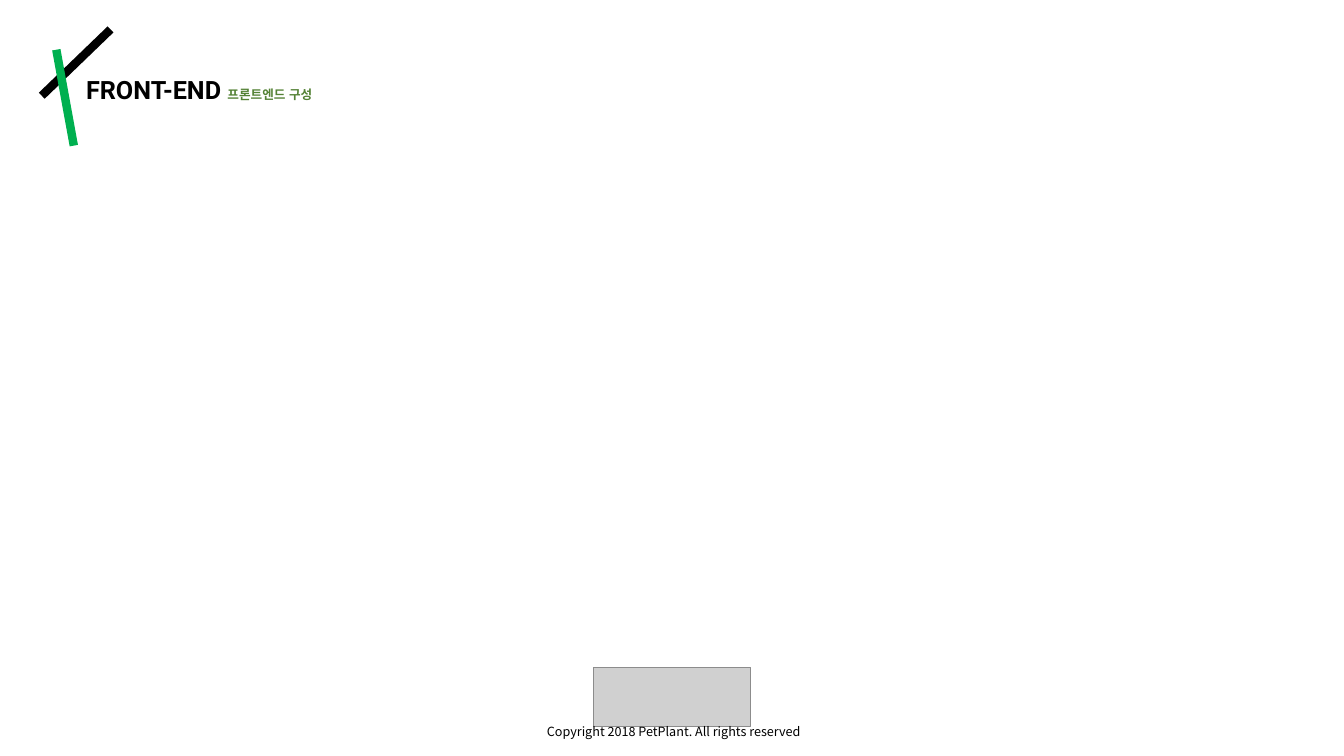
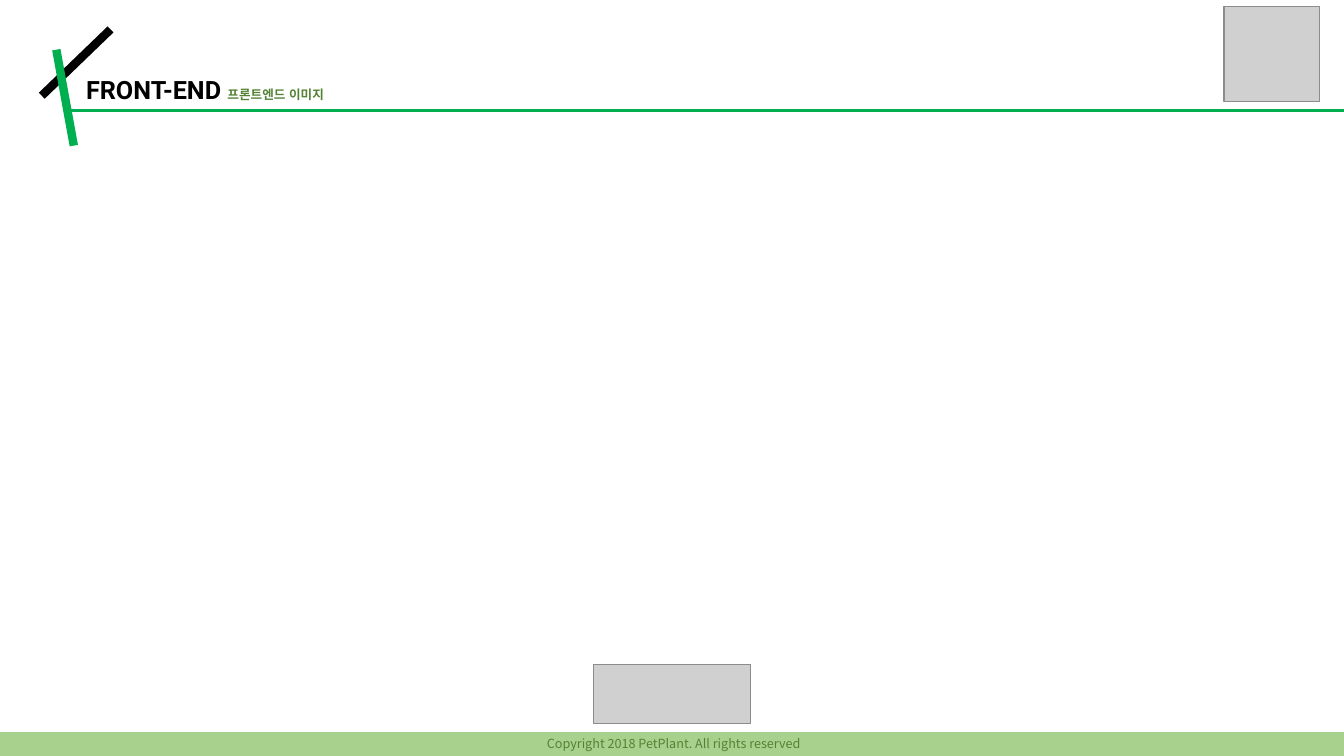
Before and after one commit to noreebia/pet-plant, a slide deck: slide 10 of PPT/ppt_final.pptx. Drawn at 1344x756 pixels with LibreOffice and Linux fonts; fonts in the diff are those of the drawing; grey boxes stand for pictures. Boxes give left, top, right and bottom in pixels: in the first picture for what was removed or moved away, otherwise in the second. Text is boxed around its words. In the diff, an @@ line names an element or a change of style, - is before the commit and + after.

```diff
--- a/PPT/ppt_final.pptx
+++ b/PPT/ppt_final.pptx
@@ picture added at <box>1224,6,1320,102</box> @@
@@ text at <box>86,81,324,100</box>: text changed @@
-FRONT-END 프론트엔드 구성
+FRONT-END 프론트엔드 이미지
@@ line added from (68, 110) to (1344, 110), #00B050 2.25 pt @@
@@ rectangle added at <box>0,732,1344,756</box>, fill #A9D18E @@
@@ text "Copyright 2018 PetPlant. All rights ...": place and size @@
-text "Copyright 2018 PetPlant. All rights ..." at <box>547,723,800,739</box>
+text "Copyright 2018 PetPlant. All rights ..." at <box>547,738,800,751</box>
@@ text "Copyright 2018 PetPlant. All rights ..." at <box>547,738,800,751</box>: text colour #000000 to #548235 @@
```
Also in this commit, not shown: 15 other slides changed.
